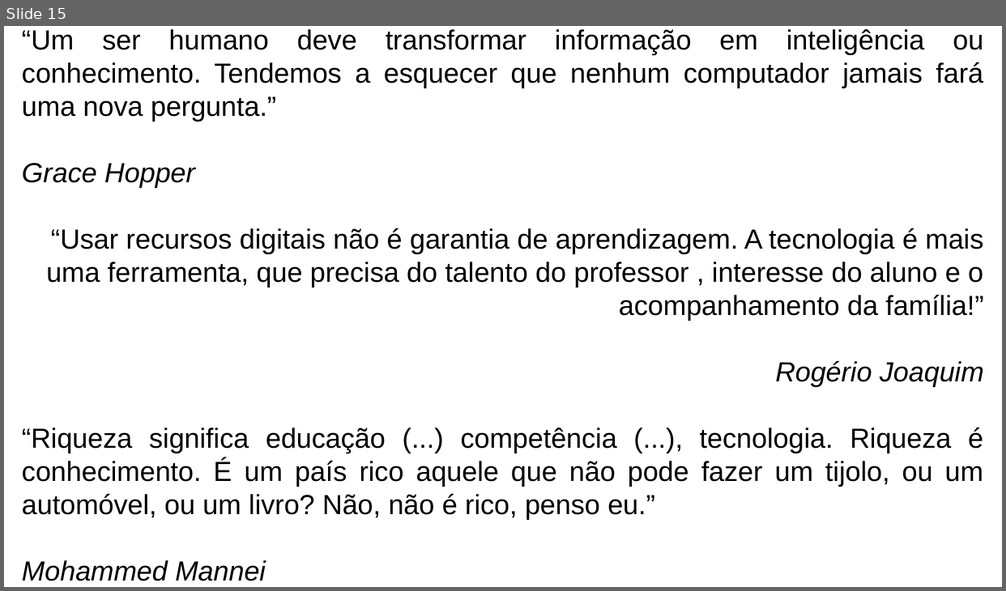
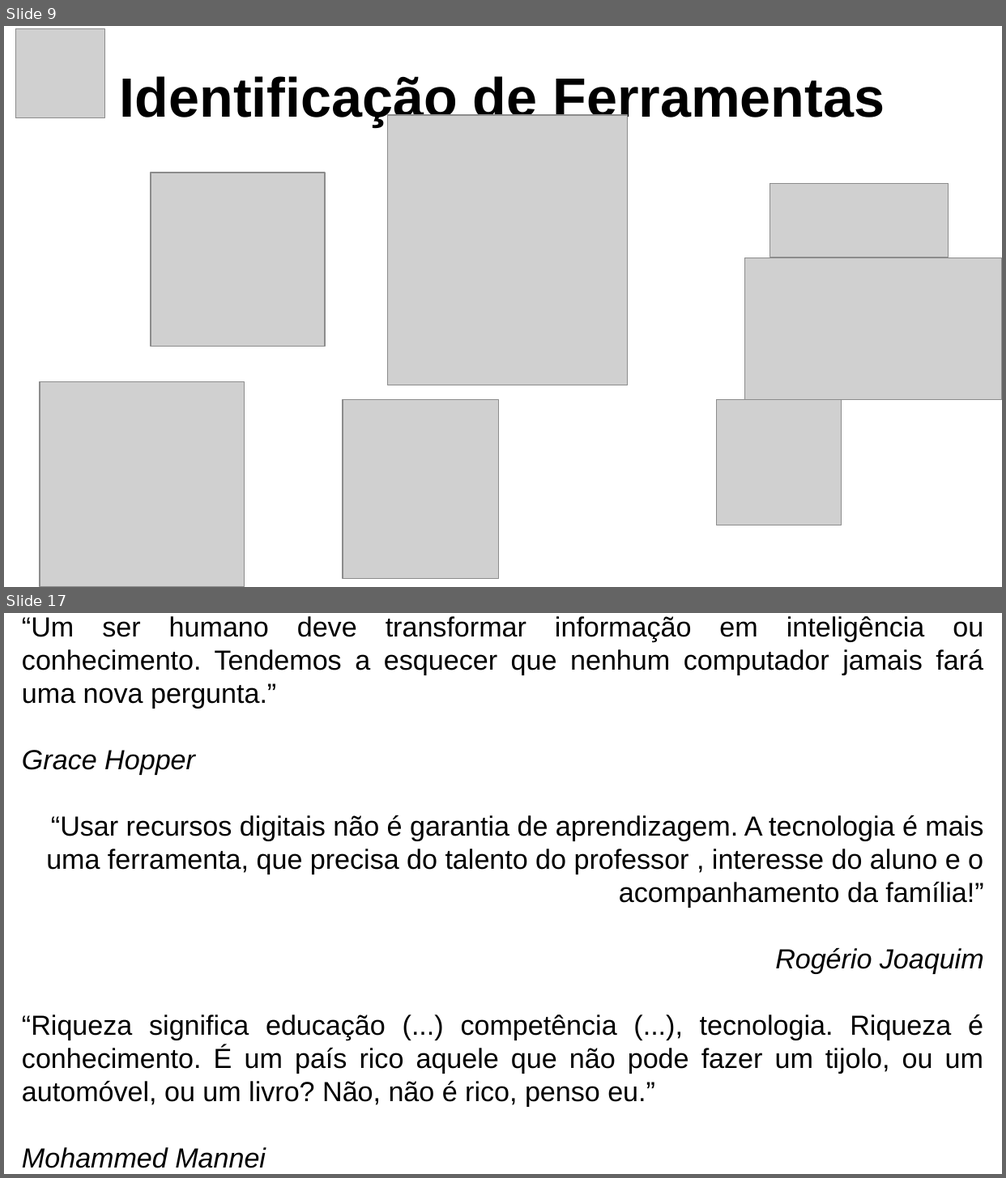
Before and after one commit to DarkCells/PySysbone, a slide deck: Apresentação_Defesa.odp. Shown one above the other, each under a label of ours: slide 15 before the commit, slides 9 and 17 after it; the slides between them are not shown. The pictures are 1006x591 and 1006x1178 pixels, drawn with LibreOffice and Linux fonts; fonts in the diff are those of the drawing; grey boxes stand for pictures. Boxes give left, top, right and bottom in pixels: in the first picture for what was removed or moved away, otherwise in the second. Text is boxed around its words. In the diff, an @@ line names an element or a change of style, - is before the commit and + after.

```diff
--- a/Apresentação_Defesa.odp
+++ b/Apresentação_Defesa.odp
@@ slide 9 added at [4, 26, 1002, 587], background #FFFFFF @@
@@ picture added at [16, 28, 104, 118] @@
@@ title added at [120, 73, 884, 127], 44 pt, text #000000, bold @@
+Identificação de Ferramentas
@@ picture added at [388, 115, 628, 386] @@
@@ picture added at [151, 173, 325, 347] @@
@@ picture added at [770, 184, 948, 258] @@
@@ picture added at [744, 258, 1002, 401] @@
@@ picture added at [40, 382, 244, 587] @@
@@ picture added at [343, 400, 498, 578] @@
@@ picture added at [717, 400, 842, 525] @@
@@ what was slide 15 is now slide 17 @@
```
Also in this commit, not shown: 3 slides changed, 13 other slides added, 12 slides removed, 17 other files.
